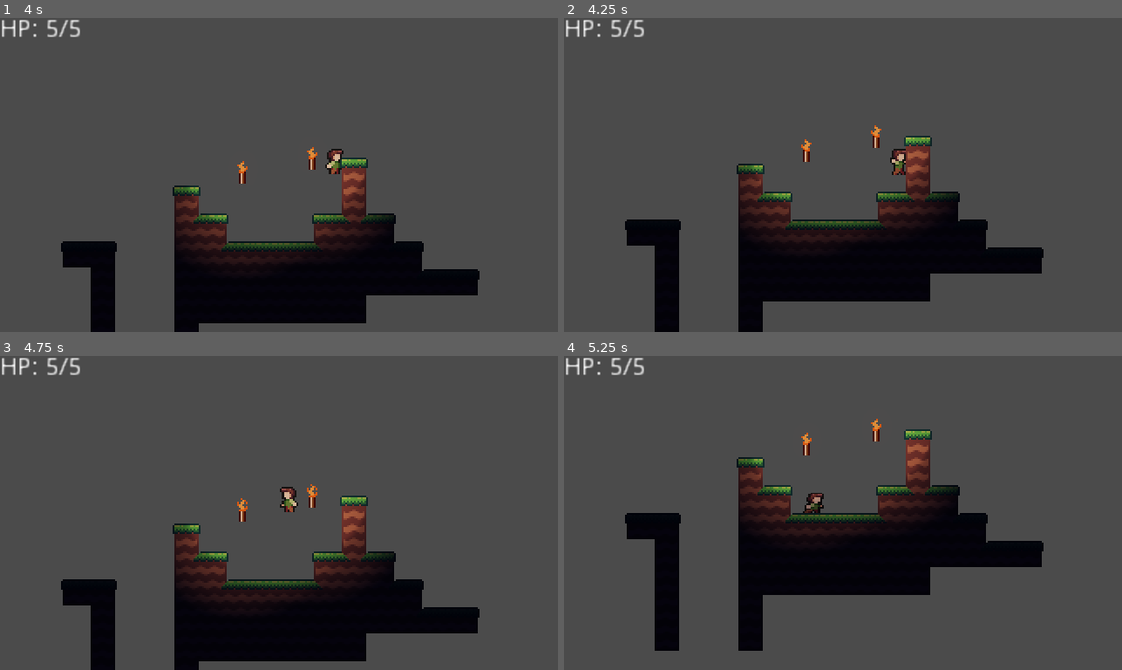
Above: before the commit, frames 1-4 (two rows, left to right).
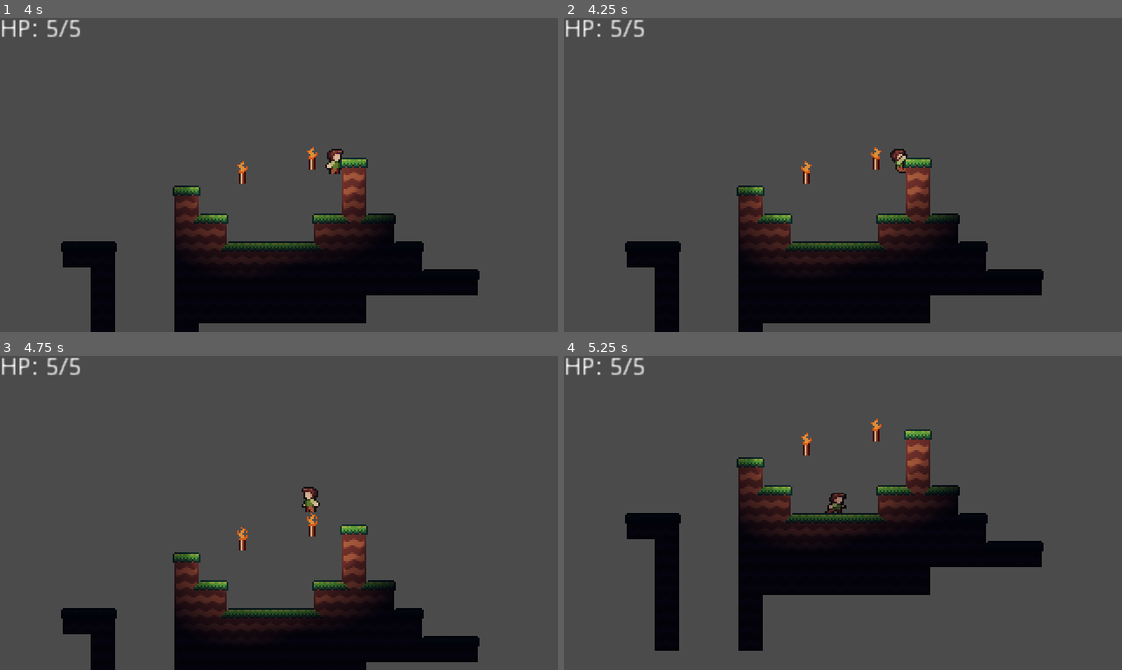
Above: after the commit, the same moments.

Repository: jasonrobwebster/Cave
Game: Godot game, scene res://scenes/debug.tscn
The game is run twice, just before and just after one commit, with the same random seed, the same clock (stepped at 60 frames per second) and the same inputs.
Inputs:
- Up to frame 1 (4 s): hold Right (ui_right) 0.53-2.03 s; tap Space (jump) at 0.77, 1.52, 3.02, 3.77 s; hold Left (ui_left) 2.03-2.78 s; hold Right (ui_right) from 2.78 s (still down)
- Up to frame 2 (4.25 s): keep holding Right (ui_right)
- Up to frame 3 (4.75 s): release Right (ui_right) at 4.28 s; hold Left (ui_left) from 4.28 s (still down); tap Space (jump) at 4.52 s
- Up to frame 4 (5.25 s): release Left (ui_left) at 5.03 s; hold Right (ui_right) from 5.03 s (still down)

Frame 1 is identical in both runs. In frame 2, 12% of the frame differs, in the area x 10-86%, y 34-98%; in frame 3, 13%, in the area x 10-86%, y 40-100%; in frame 4, 0.4%.

Commit message:
added grass tiles to an enviroment group

Diff:
--- a/tiles/grasstiles/GrassTileMap.tscn
+++ b/tiles/grasstiles/GrassTileMap.tscn
@@ -3,7 +3,9 @@
 [ext_resource path="res://tiles/grasstiles/tileset_grasstiles.tres" type="TileSet" id=1]
 [ext_resource path="res://tiles/grasstiles/GrassTileMap.gd" type="Script" id=2]
 
-[node name="GrassTileMap" type="TileMap"]
+[node name="GrassTileMap" type="TileMap" groups=[
+"environment",
+]]
 tile_set = ExtResource( 1 )
 cell_size = Vector2( 16, 16 )
 format = 1
